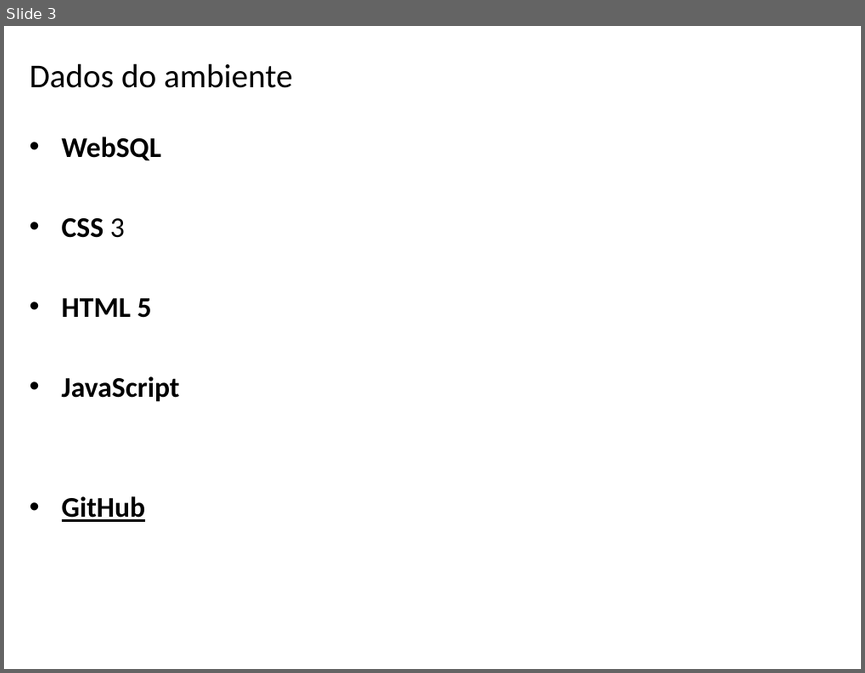
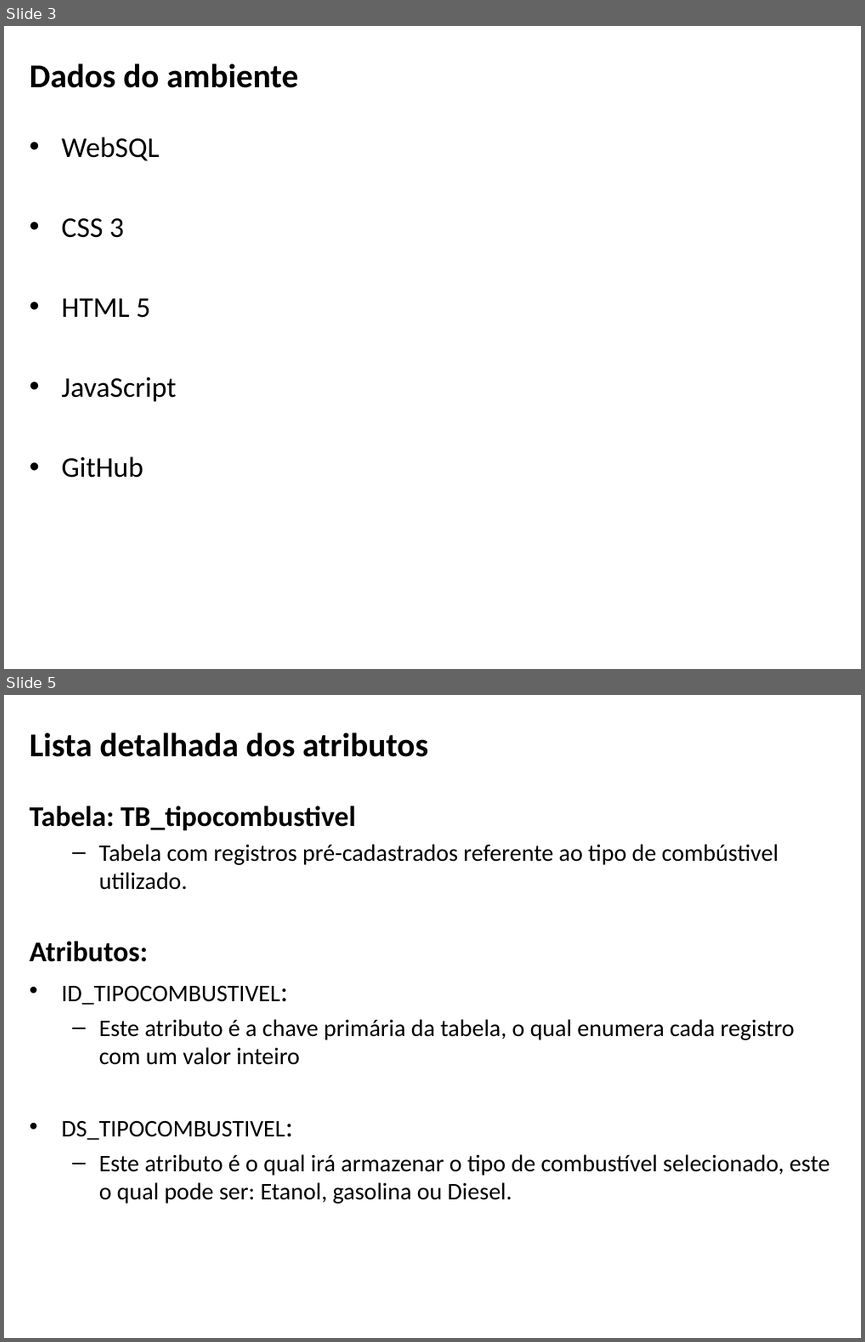
Before and after one commit to EDU23800/BSI4_PI4_CRUD_HTML, a slide deck: apresentação_fase_1.pptx. Shown one above the other, each under a label of ours: slide 3 before the commit, slides 3 and 5 after it; the slides between them are not shown. The pictures are 865x673 and 865x1342 pixels, drawn with LibreOffice and Linux fonts; fonts in the diff are those of the drawing; background and template pictures are left out. Boxes give left, top, right and bottom in pixels: in the first picture for what was removed or moved away, otherwise in the second. Text is boxed around its words. In the diff, an @@ line names an element or a change of style, - is before the commit and + after.

```diff
--- a/apresentação_fase_1.pptx
+++ b/apresentação_fase_1.pptx
@@ slide 5 added at (4,695,861,1338), background picture (left out) @@
@@ title added at (30,732,428,757), 28 pt, text #000000, bold @@
+Lista detalhada dos atributos
@@ text added at (30,805,830,1203), 20 pt, text #000000 @@
+Tabela: TB_tipocombustivel
+  – Tabela com registros pré-cadastrados referente ao tipo de combústivel utilizado.
+Atributos:
+• ID_TIPOCOMBUSTIVEL:
+  – Este atributo é a chave primária da tabela, o qual enumera cada registro com um valor inteiro
+• DS_TIPOCOMBUSTIVEL:
+  – Este atributo é o qual irá armazenar o tipo de combustível selecionado, este o qual pode ser: Etanol, gasolina ou Diesel.
@@ slide 3 changed as well @@
@@ title "Dados do ambiente" at (30,63,298,88): bold on @@
@@ text "WebSQL" at (62,136,177,477): bold off; underline off in "GitHub" @@
```
Also in this commit, not shown: 2 other slides changed, 21 other slides added, 1 slide removed, 1 other file.
